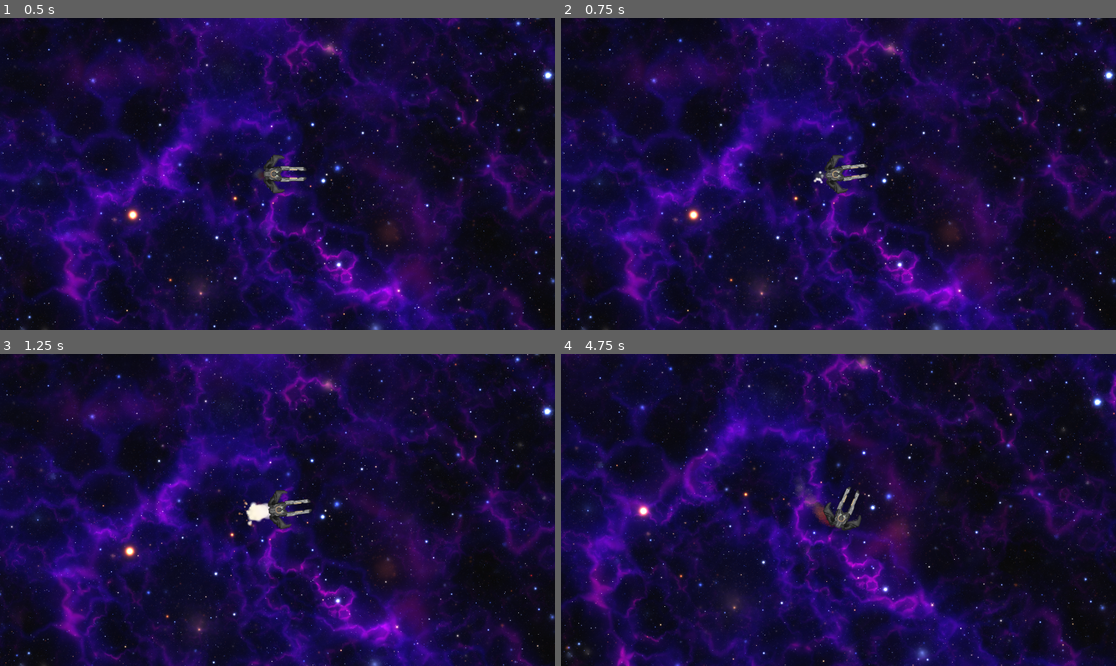
Above: before the commit, frames 1-4 (two rows, left to right).
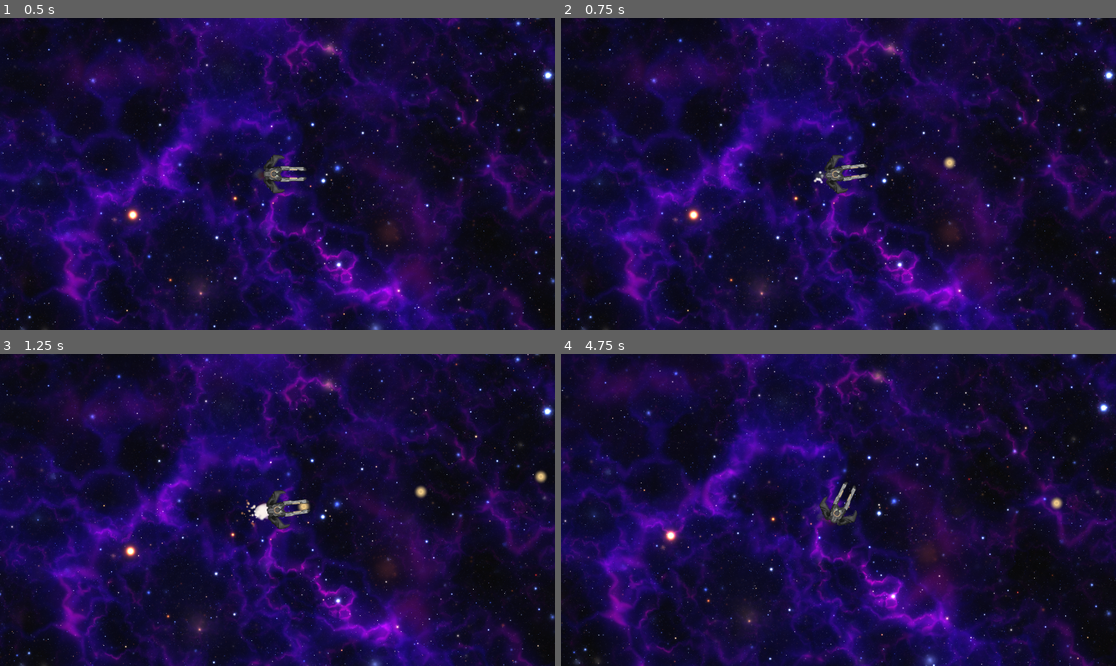
Above: after the commit, the same moments.

Repository: igorSzymczak/AF2-Client
Game: Godot game, scene res://main.tscn
Two runs of this game, one before a commit and one after it. Both use one fixed random seed, a clock stepped at 60 frames per second and the inputs below.
Inputs (mouse positions are in pixels of both pictures, inside the frame that each line leads up to):
- Up to frame 1 (0.5 s): no input
- Up to frame 2 (0.75 s): tap Enter at 0.5 s; move the mouse to (960, 158) at 0.52 s; press the mouse at (960, 158) at 0.53 s; hold W (Accelerate) from 0.53 s (still down)
- Up to frame 3 (1.25 s): keep holding W (Accelerate)
- Up to frame 4 (4.75 s): move the mouse to (727, 525) at 1.27 s; release W (Accelerate) at 1.28 s; release the mouse at (727, 525) at 1.28 s; tap S (Decelerate) at 1.35 s; click (727, 525) at 1.55 s; move the mouse to (894, 441) at 2.02 s; press the mouse at (894, 441) at 2.03 s; hold W (Accelerate) 2.03-3.53 s; move the mouse to (810, 572) at 2.77 s; release the mouse at (810, 572) at 2.78 s; click (810, 572) at 2.85 s; move the mouse to (1005, 556) at 3.52 s; hold S (Decelerate) 3.53-4.28 s; click (1005, 556) at 3.8 s; move the mouse to (672, 463) at 4.27 s; click (672, 463) at 4.35 s

Frame 1 is identical in both runs. In frame 2, less than 0.1% of the frame differs, in the area x 2-100%, y 3-99%; in frame 3, 1.4%; in frame 4, 38%, in the area x 0-100%, y 0-100%.

Commit message:
working bullet system

Diff:
--- /dev/null
+++ b/BulletManager.gd
@@ -0,0 +1,6 @@
+extends Node2D
+
+func handle_bullet_spawned(bullet: Bullet, position: Vector2, direction: Vector2) -> void:
+	add_child(bullet)
+	bullet.global_position = position
+	bullet.set_direction(direction)
--- /dev/null
+++ b/Components/HealthComponent.gd
@@ -0,0 +1,10 @@
+extends Node2D
+
+@export var MAX_HEALTH := 25
+var health : int
+
+func _ready():
+	health = MAX_HEALTH
+
+func damage():
+	pass
--- /dev/null
+++ b/Components/health_component.tscn
@@ -0,0 +1,6 @@
+[gd_scene load_steps=2 format=3 uid="uid://bpun3plji8rds"]
+
+[ext_resource type="Script" path="res://Components/HealthComponent.gd" id="1_15e00"]
+
+[node name="HealthComponent" type="Node2D"]
+script = ExtResource("1_15e00")
--- a/Ships/player.gd
+++ b/Ships/player.gd
@@ -1,47 +1,69 @@
 extends CharacterBody2D
 
-const TURN_SPEED = 3.0
-const DECELERATION_SPEED = 400.0
-const MAX_SPEED = 500.0
-const DRAG_COEF = 100.0
-var speed = 150.0
+const TURN_SPEED := 3.0
+const DECELERATION_SPEED := 400.0
+const MAX_SPEED := 500.0
+const DRAG_COEF := 100.0
+
+var speed := 225.0
+var direction := Vector2.ZERO
+
+@onready var bullet_spawn: Marker2D = $BulletSpawn
+@onready var bullet_direction: Marker2D = $BulletDirection
 
 @export var engine : Thruster
+@export var bullet_scene : PackedScene
+@onready var cooldown: Timer = $Cooldown
 
-func _ready():
+signal player_fired_weapon(bullet: Bullet, position: Vector2, direction: Vector2)
+
+
+func _ready() -> void:
 	engine.init()
 
-func _physics_process(delta):
-	var pos_diff = get_global_mouse_position() - position
-	var angle = atan2(pos_diff.y, pos_diff.x)
-	var direction = Vector2(cos(rotation), sin(rotation))
+func _physics_process(delta: float) -> void:
 	# Rotate the player towards the mouse at a set turn speed
-	rotation = rotate_toward(rotation, angle, TURN_SPEED * delta)
+	var pos_diff = get_global_mouse_position() - global_position
+	rotation = rotate_toward(rotation, atan2(pos_diff.y, pos_diff.x), TURN_SPEED * delta)
+
+	if Input.is_action_pressed("Shoot"):
+		shoot()
 
 	# Handle input. If nothing is pressed the player will slowly lose speed due to the drag coefficient
+	direction = Vector2(cos(rotation), sin(rotation))
 	if Input.is_action_pressed("Accelerate"):
 		velocity += direction * speed * delta
 		velocity = velocity.limit_length(MAX_SPEED)
 	elif Input.is_action_pressed("Decelerate"):
 		velocity -= velocity.normalized() * DECELERATION_SPEED * delta
-	elif !velocity.is_equal_approx(Vector2(0,0)):
+
+	if !velocity.is_equal_approx(Vector2(0,0)):
 		velocity -= velocity.normalized() * DRAG_COEF * delta
 
 	handleThrust()
 	move_and_slide()
 
-func handleThrust():
+
+func shoot() -> void:
+	if cooldown.is_stopped():
+		var bullet = bullet_scene.instantiate()
+		var d = -(bullet_spawn.global_position-bullet_direction.global_position).normalized()
+		emit_signal("player_fired_weapon", bullet, bullet_spawn.global_position, d)
+		cooldown.start()
+
+
+func handleThrust() -> void:
 	if Input.is_action_pressed("Accelerate"):
 		if velocity.length() > 75.0:
 			engine.runningState(true)
 			engine.activeState(true)
 			engine.startState(false)
-			speed = 450
+			speed = 500
 		else:
 			engine.runningState(false)
 			engine.startState(true)
 			engine.activeState(false)
-			speed = 150
+			speed = 225
 	else:
 		if velocity.length() <= 75.0:
 			engine.activeState(false)
--- a/Ships/player.tscn
+++ b/Ships/player.tscn
@@ -1,7 +1,8 @@
-[gd_scene load_steps=5 format=3 uid="uid://biw3togj1rlk7"]
+[gd_scene load_steps=6 format=3 uid="uid://biw3togj1rlk7"]
 
 [ext_resource type="Script" path="res://Ships/player.gd" id="1_1s26i"]
 [ext_resource type="Texture2D" uid="uid://kpp12e5gu50h" path="res://Ships/Assets/shiptemp.png" id="1_kf84x"]
+[ext_resource type="PackedScene" uid="uid://b4nd1xkp87gpe" path="res://bullet.tscn" id="2_c5m65"]
 [ext_resource type="PackedScene" uid="uid://mignawcuevan" path="res://Ships/engine.tscn" id="3_sq35h"]
 
 [sub_resource type="CircleShape2D" id="CircleShape2D_5t75r"]
@@ -10,6 +11,7 @@
 [node name="Player" type="CharacterBody2D" node_paths=PackedStringArray("engine")]
 script = ExtResource("1_1s26i")
 engine = NodePath("Engine")
+bullet_scene = ExtResource("2_c5m65")
 
 [node name="Camera2D" type="Camera2D" parent="."]
 process_callback = 0
@@ -28,3 +30,13 @@
 [node name="HitBox" type="CollisionShape2D" parent="."]
 position = Vector2(-5, 0)
 shape = SubResource("CircleShape2D_5t75r")
+
+[node name="BulletSpawn" type="Marker2D" parent="."]
+position = Vector2(13, 0)
+
+[node name="BulletDirection" type="Marker2D" parent="."]
+position = Vector2(53, 0)
+
+[node name="Cooldown" type="Timer" parent="."]
+wait_time = 0.2
+one_shot = true
--- /dev/null
+++ b/bullet.gd
@@ -0,0 +1,17 @@
+extends Area2D
+class_name Bullet
+
+const SPEED := 1200
+var direction := Vector2.ZERO
+
+func _physics_process(delta: float) -> void:
+	if direction != Vector2.ZERO:
+		var vel = direction * SPEED * delta
+		self.global_position += vel
+
+func set_direction(dir: Vector2) -> void:
+	self.direction = dir
+
+
+func _on_lifetime_timeout() -> void:
+	queue_free()
--- /dev/null
+++ b/bullet.tscn
@@ -0,0 +1,18 @@
+[gd_scene load_steps=4 format=3 uid="uid://b4nd1xkp87gpe"]
+
+[ext_resource type="Texture2D" uid="uid://cifrqdsox61kg" path="res://Ships/Assets/Thrust Particle 3.png" id="1_4e5lp"]
+[ext_resource type="Script" path="res://bullet.gd" id="1_b65ex"]
+
+[sub_resource type="CircleShape2D" id="CircleShape2D_tnqgw"]
+
+[node name="Bullet" type="Area2D"]
+script = ExtResource("1_b65ex")
+
+[node name="HitBox" type="CollisionShape2D" parent="."]
+shape = SubResource("CircleShape2D_tnqgw")
+
+[node name="BulletSprite" type="Sprite2D" parent="."]
+modulate = Color(1, 0.85098, 0.745098, 1)
+self_modulate = Color(1, 1, 0.74902, 1)
+position = Vector2(0, -2)
+texture = ExtResource("1_4e5lp")
--- /dev/null
+++ b/main.gd
@@ -0,0 +1,7 @@
+extends Node2D
+
+@onready var bullet_manager: Node2D = $BulletManager
+@onready var player: CharacterBody2D = $Player
+
+func _ready() -> void:
+	player.connect("player_fired_weapon", bullet_manager.handle_bullet_spawned)
--- a/main.tscn
+++ b/main.tscn
@@ -1,8 +1,10 @@
-[gd_scene load_steps=6 format=3 uid="uid://dl641yn1w35sn"]
+[gd_scene load_steps=8 format=3 uid="uid://dl641yn1w35sn"]
 
 [ext_resource type="PackedScene" uid="uid://biw3togj1rlk7" path="res://Ships/player.tscn" id="1_fw8kr"]
 [ext_resource type="Shader" path="res://Starfield/parallax_test.gdshader" id="1_rooer"]
+[ext_resource type="Script" path="res://main.gd" id="1_xcpwa"]
 [ext_resource type="Script" path="res://Starfield/Background.gd" id="3_ubkci"]
+[ext_resource type="Script" path="res://BulletManager.gd" id="4_3l1hc"]
 
 [sub_resource type="ShaderMaterial" id="ShaderMaterial_beigd"]
 shader = ExtResource("1_rooer")
@@ -13,6 +15,7 @@
 [sub_resource type="PlaceholderTexture2D" id="PlaceholderTexture2D_bikko"]
 
 [node name="Main" type="Node2D"]
+script = ExtResource("1_xcpwa")
 
 [node name="Background" type="Sprite2D" parent="."]
 material = SubResource("ShaderMaterial_beigd")
@@ -20,5 +23,8 @@
 texture = SubResource("PlaceholderTexture2D_bikko")
 script = ExtResource("3_ubkci")
 
+[node name="BulletManager" type="Node2D" parent="."]
+script = ExtResource("4_3l1hc")
+
 [node name="Player" parent="." instance=ExtResource("1_fw8kr")]
 slide_on_ceiling = false
--- a/project.godot
+++ b/project.godot
@@ -27,3 +27,8 @@
 "events": [Object(InputEventKey,"resource_local_to_scene":false,"resource_name":"","device":-1,"window_id":0,"alt_pressed":false,"shift_pressed":false,"ctrl_pressed":false,"meta_pressed":false,"pressed":false,"keycode":0,"physical_keycode":83,"key_label":0,"unicode":115,"echo":false,"script":null)
 ]
 }
+Shoot={
+"deadzone": 0.5,
+"events": [Object(InputEventMouseButton,"resource_local_to_scene":false,"resource_name":"","device":-1,"window_id":0,"alt_pressed":false,"shift_pressed":false,"ctrl_pressed":false,"meta_pressed":false,"button_mask":1,"position":Vector2(134, 3),"global_position":Vector2(138, 44),"factor":1.0,"button_index":1,"canceled":false,"pressed":true,"double_click":false,"script":null)
+]
+}
